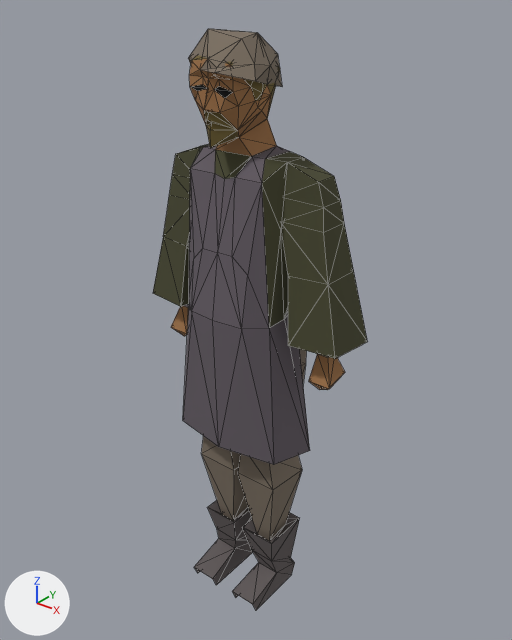
An edit to the glTF model public/models/mace-shops.gltf, drawn before and after from the same camera.
One viewpoint serves both versions: a 50 mm camera at (137.0, -168.0, 211.0) aimed at (-2.0, 5.0, 104.0). The lights are fixed; the arrows at lower left show +X, +Y and +Z. The older version comes first. Mesh edges are drawn as thin lines. Vertices at exactly the same position are counted once.
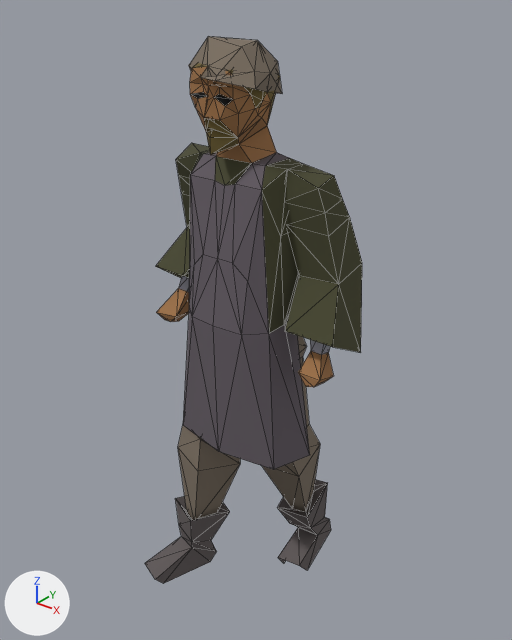
The newer file adds a shape key; the second version is drawn at full value of the shape key 'target_0' of 'Mesh_0', and the change is written as the vertex moves it makes.

Location of each change, [x1, y1, x2, y2] in pixels of the pictures (512 x 640 px; the box of a moved part takes in the faces that stretch with it):
'Mesh_0', reshaped
    before: [153, 29, 367, 610]
    after: [145, 36, 362, 583]
part 1 of me_mesh_0, rebuilt (65% wider)
    before: [194, 349, 306, 610]
    after: [145, 335, 331, 583]
part 2 of me_mesh_0, moved or reshaped
    before: [153, 29, 367, 465]
    after: [156, 36, 362, 470]

What the commit changed:
me_mesh_0 is used by ob_mesh_0; location (0.0, 0.0, 0.0).
me_mesh_0 had 275 vertices, 524 faces and spanned x -39.0..39.0, y -21.0..12.0, z -6.0..198.0.
me_mesh_0 now has 276 vertices, 524 faces and spans x -39.0..39.0, y -31.0..34.0, z -7.0..196.0.
me_mesh_0 part 1: the loose piece of 82 vertices spanning x -17.0..17.0, y -18.0..12.0, z -6.0..123.0 is rebuilt with 82 vertices and now spans x -33.0..20.0, y -31.0..34.0, z -7.0..121.0.
me_mesh_0 part 2: 189 vertices removed from x -39.0..39.0, y -21.0..12.0, z 64.0..198.0; 190 vertices added at x -39.0..39.0, y -21.0..20.0, z 62.0..196.0.
